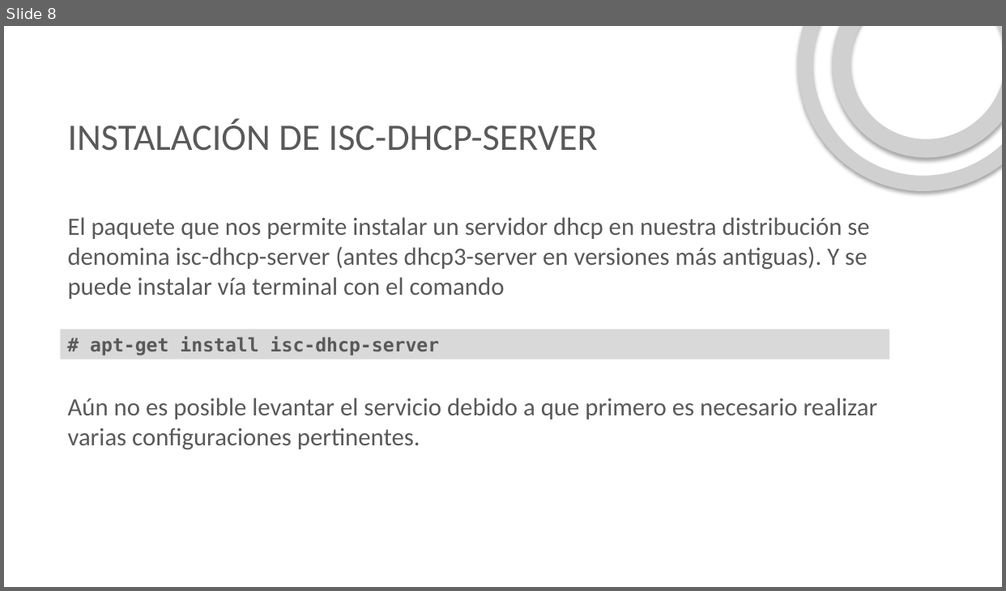
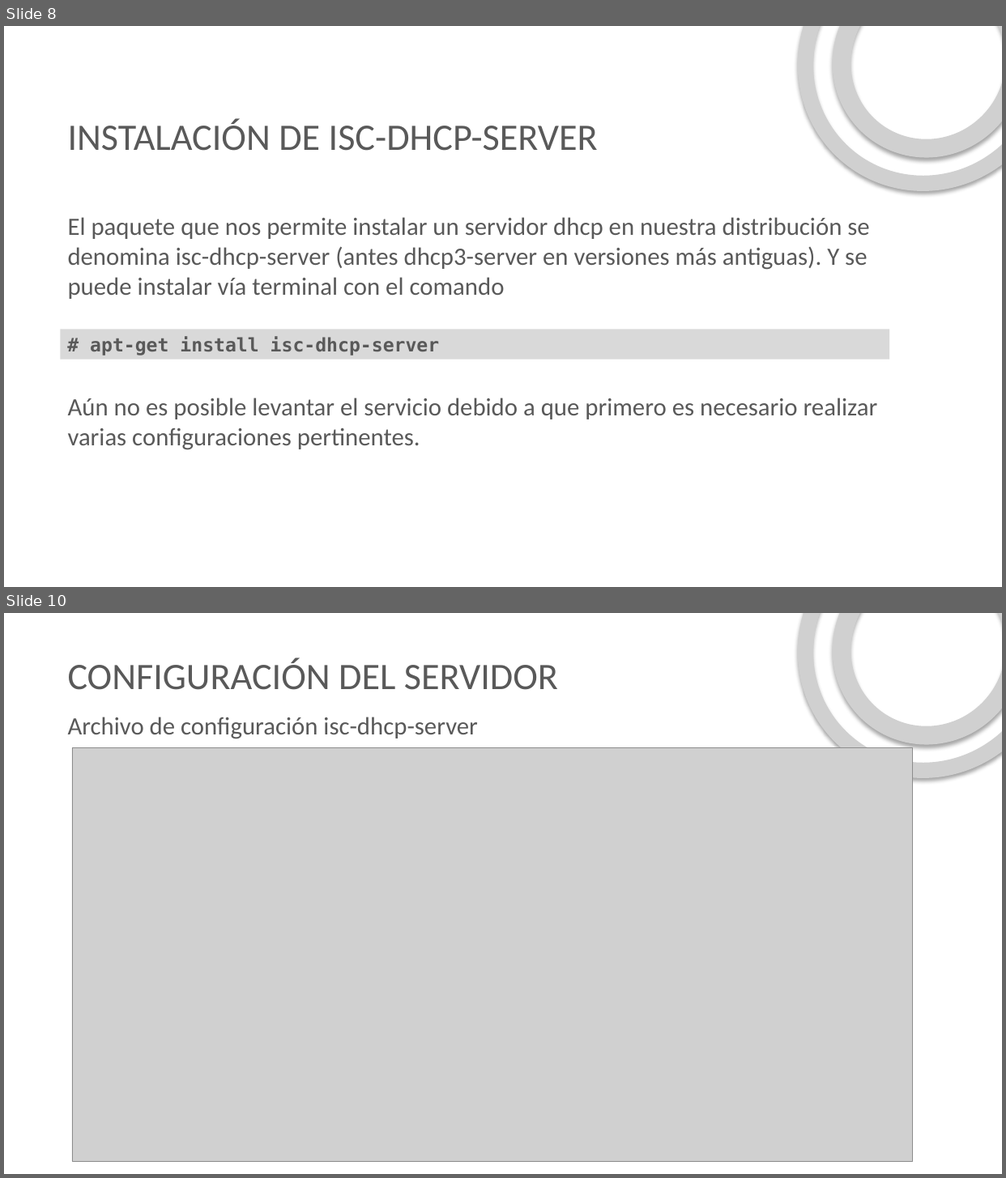
Before and after one commit to ftapia23/servicioRed, a slide deck: presentacion/DHCP.pptx. Shown one above the other, each under a label of ours: slide 8 before the commit, slides 8 and 10 after it; the slides between them are not shown. The pictures are 1006x591 and 1006x1178 pixels, drawn with LibreOffice and Linux fonts; fonts in the diff are those of the drawing; grey boxes stand for pictures; background and template pictures are left out. Boxes give left, top, right and bottom in pixels: in the first picture for what was removed or moved away, otherwise in the second. Text is boxed around its words. In the diff, an @@ line names an element or a change of style, - is before the commit and + after.

```diff
--- a/presentacion/DHCP.pptx
+++ b/presentacion/DHCP.pptx
@@ slide 10 added at [4, 613, 1002, 1174], background picture (left out) @@
@@ picture added at [746, 613, 1002, 830] @@
@@ picture added at [795, 613, 1002, 783] @@
@@ title added at [68, 658, 558, 690], 36 pt, text #595959 @@
+CONFIGURACIÓN DEL SERVIDOR
@@ text added at [68, 717, 478, 739], 24 pt, text #595959 @@
+Archivo de configuración isc-dhcp-server
@@ picture added at [72, 748, 913, 1161] @@
```
Also in this commit, not shown: 2 slides changed, 5 other slides added, 2 slides removed, 2 other files.
